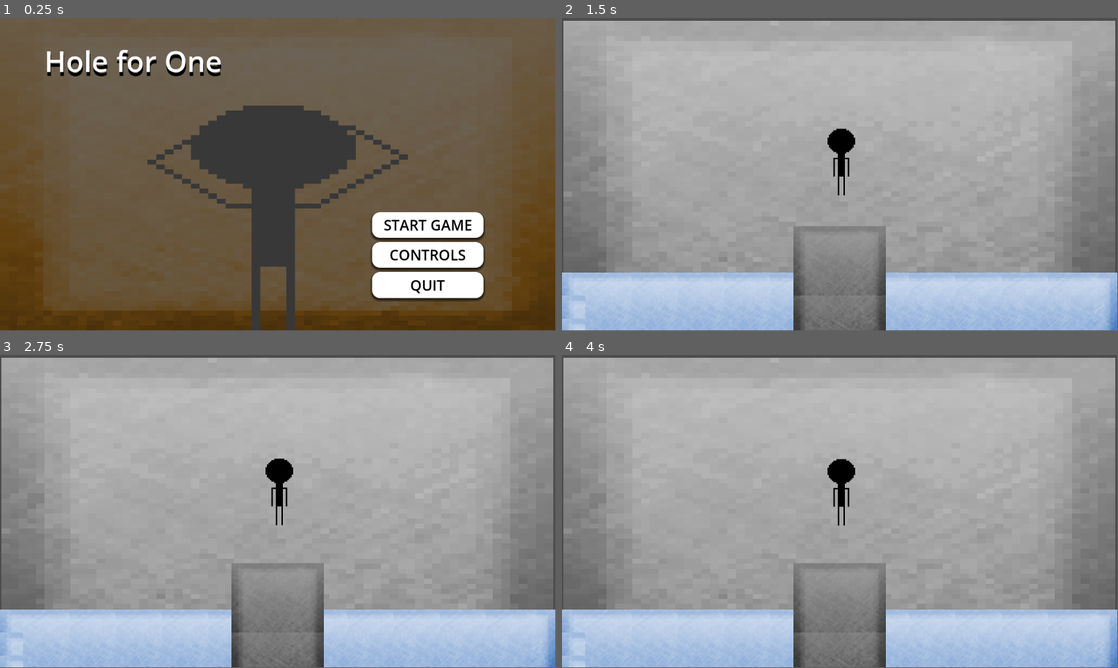
Above: before the commit, frames 1-4 (two rows, left to right).
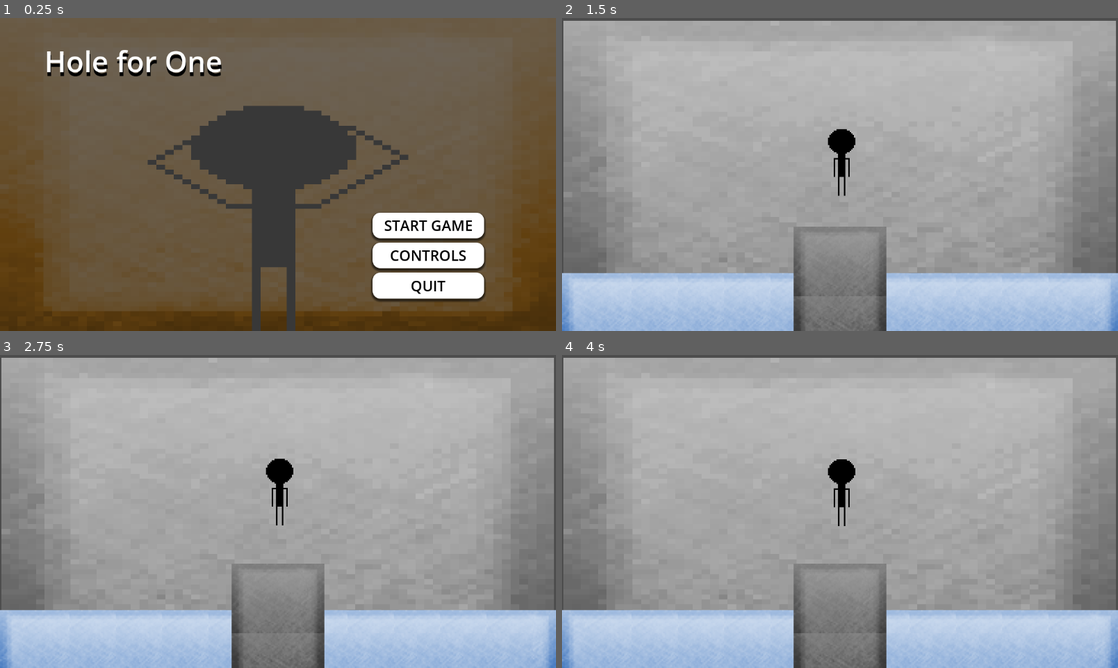
Above: after the commit, the same moments.

Repository: JCresent/hole-for-one
Game: Godot game, scene res://scenes/menu.tscn
Same seed, same stepped clock (60 frames per second), same inputs: the game is played once before the commit and once after it.
Inputs:
- Up to frame 1 (0.25 s): no input
- Up to frame 2 (1.5 s): click "START GAME" at 0.5 s; tap Enter (ui_accept) at 1.25 s; hold W (right_arm_down, bound only after the commit) from 1.28 s (still down)
- Up to frame 3 (2.75 s): keep holding W (right_arm_down, bound only after the commit); tap Enter (ui_accept) at 1.52, 2.27 s
- Up to frame 4 (4 s): release W (right_arm_down, bound only after the commit) at 2.78 s; hold T (left_arm_down, bound only after the commit) 2.78-3.53 s; tap Enter (ui_accept) at 3.5, 3.77 s; hold W (right_arm_down, bound only after the commit) from 3.53 s (still down)
In our replay, the window is 799x449 before the commit and 800x450 after it. These sizes can differ from the game's own. Grey fills any space a smaller window leaves; there, only what the larger window draws over its background counts as a difference.

The runs differ from the first frame. In frame 1, 1.6% of the frame differs, in the area x 8-100%, y 0-100%; in frame 2, 0.9%; in frame 3, 0.9%; in frame 4, 0.9%.

Commit message:
Working pose changing for player

Diff:
--- a/project.godot
+++ b/project.godot
@@ -15,6 +15,33 @@
 config/features=PackedStringArray("4.3", "GL Compatibility")
 config/icon="res://icon.svg"
 
+[display]
+
+window/stretch/mode="viewport"
+
+[input]
+
+right_arm_up={
+"deadzone": 0.5,
+"events": [Object(InputEventKey,"resource_local_to_scene":false,"resource_name":"","device":0,"window_id":0,"alt_pressed":false,"shift_pressed":false,"ctrl_pressed":false,"meta_pressed":false,"pressed":false,"keycode":0,"physical_keycode":69,"key_label":0,"unicode":0,"location":0,"echo":false,"script":null)
+]
+}
+left_arm_up={
+"deadzone": 0.5,
+"events": [Object(InputEventKey,"resource_local_to_scene":false,"resource_name":"","device":0,"window_id":0,"alt_pressed":false,"shift_pressed":false,"ctrl_pressed":false,"meta_pressed":false,"pressed":false,"keycode":0,"physical_keycode":82,"key_label":0,"unicode":0,"location":0,"echo":false,"script":null)
+]
+}
+right_arm_down={
+"deadzone": 0.5,
+"events": [Object(InputEventKey,"resource_local_to_scene":false,"resource_name":"","device":0,"window_id":0,"alt_pressed":false,"shift_pressed":false,"ctrl_pressed":false,"meta_pressed":false,"pressed":false,"keycode":0,"physical_keycode":87,"key_label":0,"unicode":0,"location":0,"echo":false,"script":null)
+]
+}
+left_arm_down={
+"deadzone": 0.5,
+"events": [Object(InputEventKey,"resource_local_to_scene":false,"resource_name":"","device":0,"window_id":0,"alt_pressed":false,"shift_pressed":false,"ctrl_pressed":false,"meta_pressed":false,"pressed":false,"keycode":0,"physical_keycode":84,"key_label":0,"unicode":0,"location":0,"echo":false,"script":null)
+]
+}
+
 [rendering]
 
 renderer/rendering_method="gl_compatibility"
--- a/scenes/main.tscn
+++ b/scenes/main.tscn
@@ -1,6 +1,7 @@
-[gd_scene load_steps=21 format=4 uid="uid://dq6eb3bed3wdo"]
+[gd_scene load_steps=22 format=4 uid="uid://dq6eb3bed3wdo"]
 
 [ext_resource type="Texture2D" uid="uid://ejt1am4cppol" path="res://assets/stage/gray.png" id="1_366vh"]
+[ext_resource type="Script" path="res://scripts/main.gd" id="1_gcuoq"]
 [ext_resource type="Texture2D" uid="uid://beonc5can8mt4" path="res://assets/stage/blue.png" id="2_0c86c"]
 [ext_resource type="Texture2D" uid="uid://pm7hpqy6u1cx" path="res://assets/stage/darkgray.png" id="3_37x7h"]
 [ext_resource type="Texture2D" uid="uid://cn71i8oauyl5v" path="res://assets/stage/green.png" id="4_rfmkx"]
@@ -192,6 +193,7 @@
 sources/7 = SubResource("TileSetAtlasSource_g27dt")
 
 [node name="Main" type="Node2D"]
+script = ExtResource("1_gcuoq")
 
 [node name="Control" type="Control" parent="."]
 layout_mode = 3
@@ -215,7 +217,7 @@
 
 [node name="TileMapLayer" type="TileMapLayer" parent="."]
 scale = Vector2(3, 3)
-tile_map_data = PackedByteArray("AAAKAAoAAQAAAAEAAAAKAAsAAQA …(251 unchanged characters)… sAAAABAAAAAAACAAsAAAACAAAAAAAAAAwAAAAAAAAAAAAAAA0AAAAAAAAAAAABAAwAAAABAAEAAAABAA0AAAABAAIAAAACAAw …(911 unchanged characters)…
+tile_map_data = PackedByteArray("AAAKAAoAAQAAAAEAAAAKAAsAAQA …(251 unchanged characters)… sAAAABAAAAAAACAAsAAAACAAAAAAAAAAwAAAAAAAEAAAAAAA0AAAAAAAIAAAABAAwAAAABAAEAAAABAA0AAAABAAIAAAACAAw …(911 unchanged characters)…
 tile_set = SubResource("TileSet_g36d5")
 
 [node name="CharacterBody2D" type="CharacterBody2D" parent="."]
--- a/scripts/character_body_2d.gd
+++ b/scripts/character_body_2d.gd
@@ -3,6 +3,96 @@
 
 const SPEED = 300.0
 const JUMP_VELOCITY = -400.0
+
+# Character poses:
+var texture_down: Texture2D = preload("res://assets/sprites/sm-down.png") #1
+
+var texture_left_out: Texture2D = preload("res://assets/sprites/sm-ronedown-lonet.png") #l2
+var texture_left_up: Texture2D = preload("res://assets/sprites/sm-loneup-ronedown.png") #l3
+var texture_left_up_rout: Texture2D = preload("res://assets/sprites/sm-lup-rout.png") #l4
+
+var texture_right_out: Texture2D = preload("res://assets/sprites/sm-ronet-lonedown.png") #r2
+var texture_right_up: Texture2D = preload("res://assets/sprites/sm-roneup-lonedown.png") #r3
+var texture_right_up_lout: Texture2D = preload("res://assets/sprites/sm-rup-lout.png") #r4
+
+var texture_tpose: Texture2D = preload("res://assets/sprites/sm-tpose.png")
+var texture_v: Texture2D = preload("res://assets/sprites/sm-v-up.png")
+var texture_hoh: Texture2D = preload("res://assets/sprites/sm-hands-on-head.png")
+
+# Track current texture
+var curr_texture: int = 0
+
+# Enums for arms and direction
+enum Arm {
+	RIGHT,
+	LEFT
+}
+
+enum Direction {
+	UP,
+	DOWN
+}
+
+# Define the state transitions as a dictionary
+var state_transitions = {
+	Arm.RIGHT: {
+		Direction.UP: {
+			# LEFT DOWN
+			0: [1, "texture_right_out"],  # curr_texture 0 -> texture 1 (right out)
+			1: [4, "texture_right_up"],  # curr_texture 1 -> texture 4 (right up)
+
+			# LEFT OUT
+			3: [2, "texture_tpose"],  # curr_texture 3 -> texture 2 (t pose)
+			2: [10, "texture_right_up_lout"], # curr_texture 2 -> texture 10 (right up left out)
+
+			# LEFT UP
+			6: [11, "texture_left_up_rout"], # curr_texture 6 -> texture 11 (left up right out)
+			11: [5, "texture_hoh"] # curr_texture 11 -> texture 5 (hoh)
+		},
+		Direction.DOWN: {
+			# LEFT DOWN
+			4: [1, "texture_right_out"],  # curr_texture 4 -> texture 1 (right out)
+			1: [0, "texture_down"],  # curr_texture 1 -> texture 0 (down)
+
+			# LEFT OUT
+			2: [3, "texture_left_out"],  # curr_texture 2 -> texture 3 (left out)
+			10: [2, "texture_tpose"], # curr_texture 10 -> texture 1 (right out)
+
+			# LEFT UP
+			5: [11, "texture_left_up_rout"], # curr_texture 5 -> texture 11 (left up right out)
+			11: [6, "texture_left_up"] # curr_texture 11 -> texture 3 (left up)
+		}
+	},
+	Arm.LEFT: {
+		Direction.UP: {
+			# RIGHT DOWN
+			0: [3, "texture_left_out"],  # curr_texture 0 -> texture 3 (left out)
+			3: [6, "texture_left_up"],  # curr_texture 3 -> texture 6 (left up)
+
+
+			# RIGHT OUT
+			1: [2, "texture_tpose"],  # curr_texture 1 -> texture 2 (t pose)
+			2: [11, "texture_left_up_rout"], # curr_texture 2 -> texture 11 (left up right out)
+
+			# RIGHT UP
+			4: [10, "texture_right_up_lout"], # curr_texture 4 -> texture 10 (right up left out)
+			10: [5, "texture_hoh"] # curr_texture 10 -> texture 5 (hoh)
+		},
+		Direction.DOWN: {
+			# RIGHT DOWN
+			6: [3, "texture_left_out"],  # curr_texture 6 -> texture 3 (left out)
+			3: [0, "texture_down"],  # curr_texture 3 -> texture 0 (down)
+
+			# RIGHT OUT
+			2: [1, "texture_right_out"],  # curr_texture 2 -> texture 1 (right out)
+			11: [2, "texture_tpose"], # curr_texture 11 -> texture 2 (t pose)
+
+			# RIGHT UP
+			5: [10, "texture_right_up_lout"], # curr_texture 5 -> texture 10 (right up left out)
+			10: [4, "texture_right_up"] # curr_texture 10 -> texture 4 (right up left down)
+		}
+	}
+}
 
 
 func _physics_process(delta: float) -> void:
@@ -14,6 +104,17 @@
 	if Input.is_action_just_pressed("ui_accept") and is_on_floor():
 		velocity.y = JUMP_VELOCITY
 
+	# Handle changing poses
+	if Input.is_action_just_pressed("right_arm_up"):
+		change_pose(0, 0)
+	if Input.is_action_just_pressed("right_arm_down"):
+		change_pose(0, 1)
+	if Input.is_action_just_pressed("left_arm_up"):
+		change_pose(1, 0)
+	if Input.is_action_just_pressed("left_arm_down"):
+		change_pose(1, 1)
+
+
 	# Get the input direction and handle the movement/deceleration.
 	# As good practice, you should replace UI actions with custom gameplay actions.
 	var direction := Input.get_axis("ui_left", "ui_right")
@@ -23,3 +124,42 @@
 		velocity.x = move_toward(velocity.x, 0, SPEED)
 
 	move_and_slide()
+
+	# curr texture: 0 = both down, 1 = right out left down, 2 = both out (t pose), 3 = left out right down
+				  # 4 = right on head and left down, 5 = hands on head, 6 = left on head and right down
+				  # 7 = right up and left down, 8 = v (both up), 9 = left up and right down
+				  # 10 = right up left out, 11 = left up right out
+func change_pose(arm: int, dir: int):
+
+	if state_transitions.has(arm) and state_transitions[arm].has(dir) and state_transitions[arm][dir].has(curr_texture):
+		var next_state_data = state_transitions[arm][dir][curr_texture]
+		var next_texture_index: int = next_state_data[0]
+		var texture_name: String = next_state_data[1]
+
+		# Use a match statement to set the texture
+		match texture_name:
+			"texture_down":
+				$Sprite2D.texture = texture_down
+			"texture_right_out":
+				$Sprite2D.texture = texture_right_out
+			"texture_left_out":
+				$Sprite2D.texture = texture_left_out
+			"texture_tpose":
+				$Sprite2D.texture = texture_tpose
+			"texture_right_up":
+				$Sprite2D.texture = texture_right_up
+			"texture_left_up":
+				$Sprite2D.texture = texture_left_up
+			"texture_hoh":
+				$Sprite2D.texture = texture_hoh
+			"texture_right_up_lout":
+				$Sprite2D.texture = texture_right_up_lout
+			"texture_left_up_rout":
+				$Sprite2D.texture = texture_left_up_rout
+			_:
+				printerr("Invalid texture name: ", texture_name)
+				return # Exit if the texture name is invalid
+
+		curr_texture = next_texture_index
+	else:
+		printerr("Invalid state transition: arm=", arm, " dir=", dir, " curr_texture=", curr_texture)
--- /dev/null
+++ b/scripts/main.gd
@@ -0,0 +1 @@
+extends Node2D
--- /dev/null
+++ b/scripts/wall.gd
@@ -0,0 +1,11 @@
+extends StaticBody2D
+
+
+# Called when the node enters the scene tree for the first time.
+func _ready() -> void:
+	pass # Replace with function body.
+
+
+# Called every frame. 'delta' is the elapsed time since the previous frame.
+func _process(delta: float) -> void:
+	pass
Binary file added: assets/sprites/sm-lup-rout.png
Not shown, added: assets/sprites/sm-lup-rout.png.import
Binary file added: assets/sprites/sm-rup-lout.png
Not shown, added: assets/sprites/sm-rup-lout.png.import
Not shown, removed: scripts/main.py
